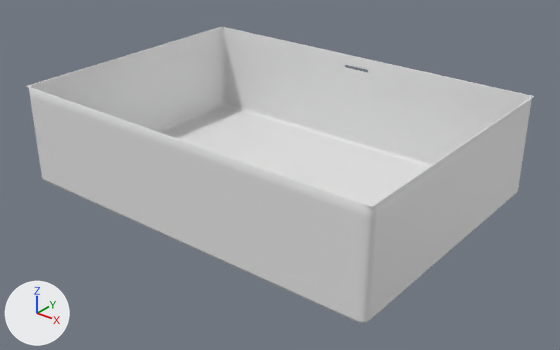
Two versions of the glTF model public/models-new/UB-05-M.glb, one commit apart.
Both versions are drawn from a camera (50 mm lens) standing at (0.667, -0.824, 0.534) and looking at (0.019, -0.013, 0.031). The axes (+X, +Y, +Z) are drawn at lower left. The lights are the same throughout. The first picture is the older version. Where no turn or scale is listed for an object, it has been applied to the vertices. Vertices at exactly the same position are counted once.

Names of what the first picture shows: 'sink' and 2 more.
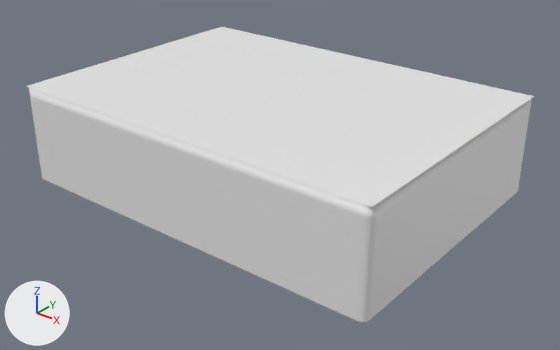
What differs and where, as boxes (x1, y1, x2, y2) in the pictures (560 x 350 px):
'dimension', added
    after: (30, 28, 531, 204)

Edits to the bpy script that builds the scene:
```text
Change me_mesh:
    where me_mesh.from_pydata(...)  # 1712 vertices, 3424 faces; spans x -0.299..0.3, y -0.225..0.199, z -0.071..0.083
    used by ob_sink; location = (0.0, 0.013, 0.071)
    me_mesh part 1: its shading normals changed
Add me_mesh_001:
    me_mesh_001.from_pydata(...)  # 44 vertices, 42 faces; spans x -0.298..0.298, y -0.21..0.21, z 0.155
    me_mesh_001.materials.append(mat_sink)  # white #e7e7e7
Add ob_dimension:
    ob_dimension = bpy.data.objects.new('dimension', me_mesh_001)
    ob_dimension.location = (0.0, 0.0, 0.0)
```
